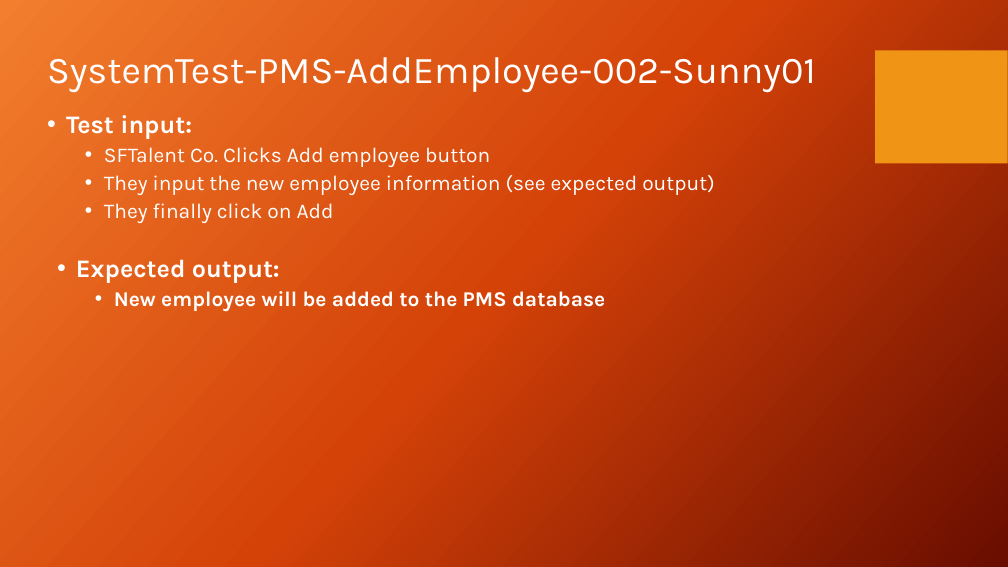
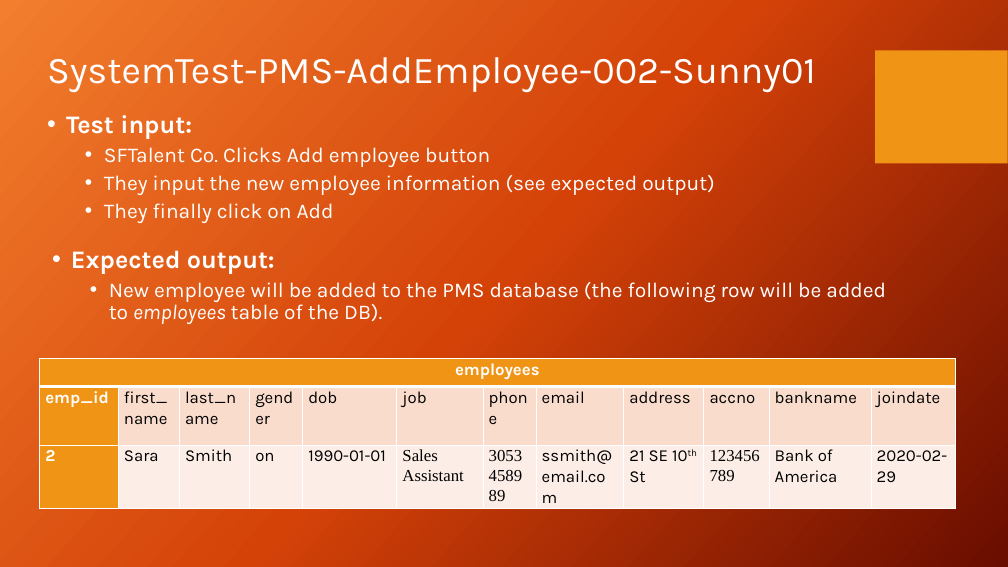
Before and after one commit to zzzzakhar/CEN4072-Team-1, a slide deck: slide 14 of Presentation1.pptx (slide 13 before the commit). Drawn at 1008x567 pixels with LibreOffice and Linux fonts; fonts in the diff are those of the drawing; background and template pictures are left out. Boxes give left, top, right and bottom in pixels: in the first picture for what was removed or moved away, otherwise in the second. Text is boxed around its words. In the diff, an @@ line names an element or a change of style, - is before the commit and + after.

```diff
--- a/Presentation1.pptx
+++ b/Presentation1.pptx
@@ text "Expected output:": place and size @@
-text "Expected output:" at bbox=[76, 259, 605, 312]
+text "Expected output:" at bbox=[71, 250, 886, 324]
@@ text at bbox=[109, 282, 886, 324]: text changed; bold off @@
-  • New employee will be added to the PMS database
+  • New employee will be added to the PMS database (the following row will be added to employees table of the DB).
@@ table added at bbox=[39, 358, 955, 510], 3 rows, 12 columns @@
+employees |  |  |  |  |  |  |  |  |  |  | 
+emp_id | first_name | last_name | gender | dob | job | phone | email | address | accno | bankname | joindate
+2 | Sara | Smith | on | 1990-01-01 | Sales Assistant | 3053458989 | ssmith@email.com | 21 SE 10th St | 123456789 | Bank of America | 2020-02-29
```
Also in this commit, not shown: 3 other slides changed, 2 slides added, 5 slides removed.
